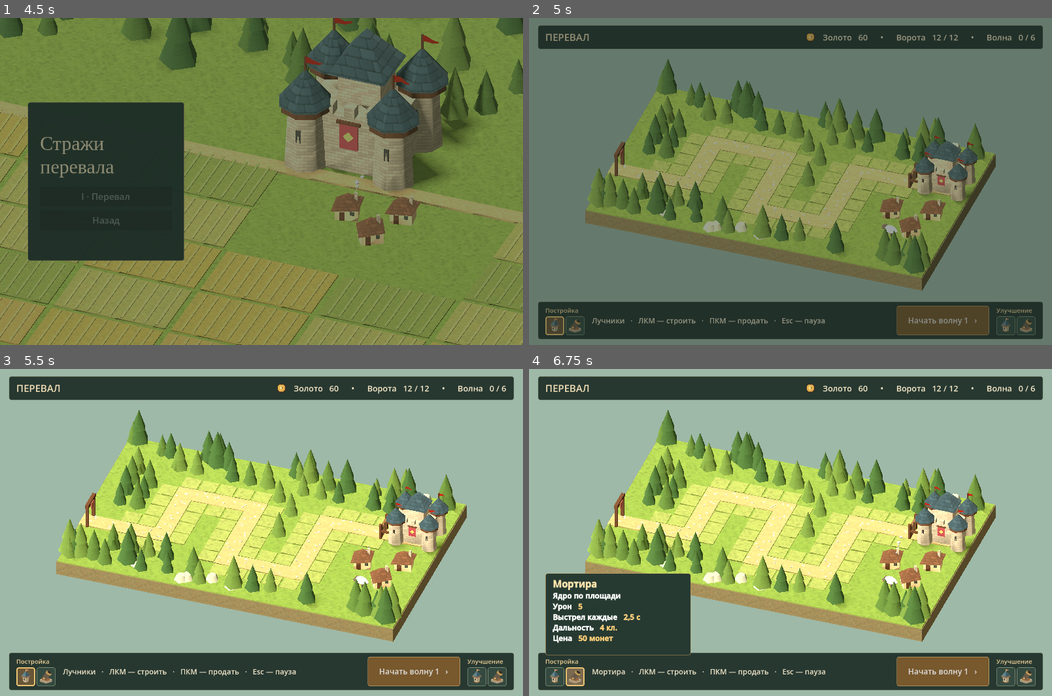
Above: before the commit, frames 1-4 (two rows, left to right).
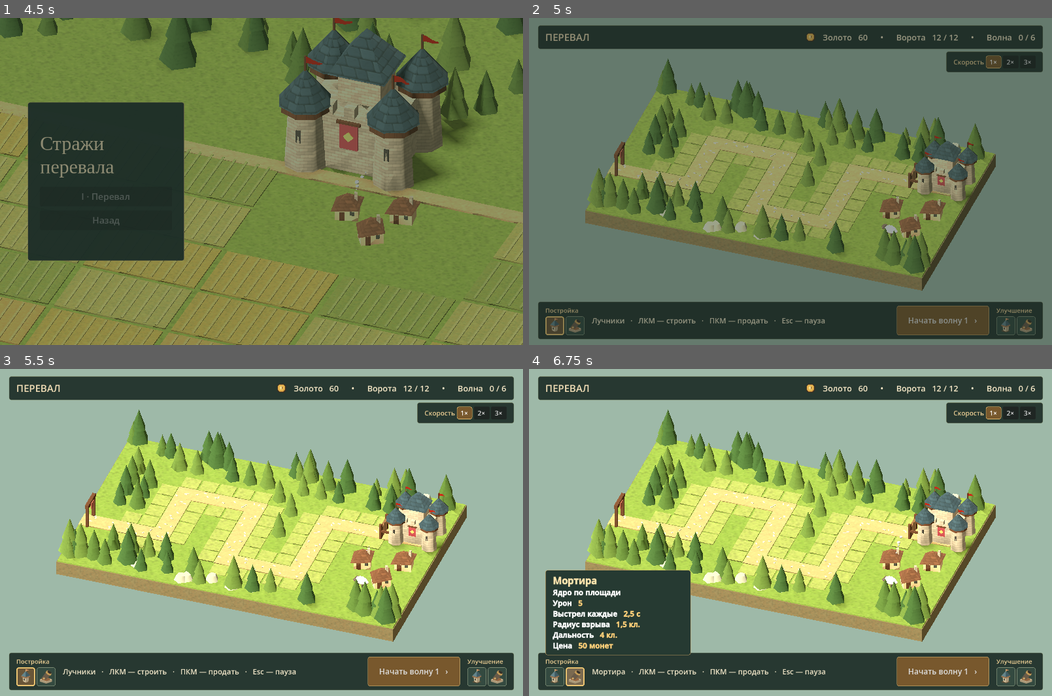
Above: after the commit, the same moments.

Repository: DBK1806/FirstGame
Game: Godot game, scene res://scenes/ui/menu.tscn
Two runs of this game, one before a commit and one after it. Both use one fixed random seed, a clock stepped at 60 frames per second and the inputs below.
Inputs (mouse positions are in pixels of both pictures, inside the frame that each line leads up to):
- Up to frame 1 (4.5 s): click "Настройки" at 0.5 s; click "Назад" at 1.25 s; click "Начать игру" at 2 s; click "Назад" at 2.75 s; click "Начать игру" at 3.5 s; click "I · Перевал" at 4.25 s
- Up to frame 2 (5 s): no input
- Up to frame 3 (5.5 s): click (26, 676) at 5.02 s
- Up to frame 4 (6.75 s): click (555, 676) at 5.77 s; click (576, 676) at 6.52 s

Frame 1 is identical in both runs. In frame 2, 1.2% of the frame differs, in the area x 79-99%, y 10-17%; in frame 3, 1.2%; in frame 4, 3.0%, in the area x 3-99%, y 10-86%.

Commit message:
Сохранить улучшения башен, выбор клеток, настройки и скорость игры

Diff:
--- a/scenes/levels/main.tscn
+++ b/scenes/levels/main.tscn
@@ -13,9 +13,15 @@
 [ext_resource type="AudioStreamWAV" path="res://assets/audio/sfx/brick_rubble.wav" id="11"]
 [ext_resource type="AudioStreamWAV" path="res://assets/audio/sfx/menu_click.wav" id="12"]
 [ext_resource type="AudioStreamWAV" path="res://assets/audio/sfx/victory.wav" id="13"]
+[ext_resource type="AudioStreamWAV" path="res://assets/audio/sfx/speed_switch.wav" id="14"]
 
 [node name="Перевал" type="Node3D"]
 script = ExtResource("1")
+
+[node name="SpeedCue" type="AudioStreamPlayer" parent="."]
+stream = ExtResource("14")
+bus = &"Effects"
+volume_db = -12.0
 
 [node name="Victory" type="AudioStreamPlayer" parent="."]
 stream = ExtResource("13")
--- a/scripts/gameplay/game.gd
+++ b/scripts/gameplay/game.gd
@@ -32,6 +32,11 @@
 const TOWER_RANGES = [RANGE,MORTAR_RANGE,3]
 const TOWER_ICONS = [preload("res://assets/icons/archer_icon.svg"),preload("res://assets/icons/mortar_icon.svg"),preload("res://assets/icons/windmill_icon.svg")]
 const MILL_SLOW_PERCENT = 25
+const UPGRADE_COSTS = [ARCHER_UPGRADE_COST,60,45]
+const ELITE_RANGES = [RANGE,4.5,3.5]
+const HEAVY_SHELL_DAMAGE = 8
+const HEAVY_BLAST_RADIUS = 2
+const STRONG_WIND_PERCENT = 40
 const CAMERA_OFFSET = Vector3(10,22,29)
 @export var mill_valley = false
 @export var three_fields = false
@@ -43,6 +48,7 @@
 var gold_earned = 0
 var monsters_defeated = 0
 var hud_root: Control
+var speed_panel = PanelContainer.new()
 
 var route: Array[Vector2i] = []
 var pads = {}
@@ -75,7 +81,7 @@
 var upgrade_action = Button.new()
 var upgrade_stats = Label.new()
 var upgrade_kind = Tower.ARCHER
-var archers_upgraded = false
+var upgraded = [false,false,false]
 var tower_details = RichTextLabel.new()
 var hovered = Vector2i(999,999)
 var ring = Node3D.new()
@@ -166,8 +172,12 @@
 		var mountain = group(Vector3(peak.x,0,peak.z))
 		mountain.rotation.y = peak.x
 		mountain.scale = Vector3(1.25,peak.y,0.85)
-		quarry_rock(mountain,Vector3.ZERO,[Vector2(1.12,0),Vector2(0.88,0.21),
-			Vector2(0.56,0.49),Vector2(0.31,0.78),Vector2(0.20,0.91),Vector2(0.11,0.976),Vector2(0,1)],0.13)
+		quarry_rock(mountain,Vector3.ZERO,[Vector2(1.06,0),Vector2(0.92,0.23),
+			Vector2(0.79,0.38),Vector2(0.63,0.43),Vector2(0.57,0.70),
+			Vector2(0.41,0.84),Vector2(0.30,0.95),Vector2(0.19,0.98),Vector2(0,1)],0.16)
+		var spur = quarry_rock(mountain,Vector3(0.60,0,0.22),[Vector2(0.62,0),
+			Vector2(0.54,0.19),Vector2(0.36,0.39),Vector2(0.25,0.49),Vector2(0,0.53)],0.14)
+		spur.rotation.y = 0.8
 	var arch = group(Vector3(-8,0,-2))
 	for side in [-1,1]:
 		for row in 3:
@@ -213,18 +223,21 @@
 		for tuft in [Vector3(-0.17,0.14,0),Vector3(0.12,0.18,-0.07),Vector3(0.21,0.12,0.13)]:
 			cone(shrub,tuft,0.24,0.14,tuft.y*2,7,"677c46","needles")
 
-func quarry_rock(parent: Node3D, origin: Vector3, profile: Array, irregularity: float):
-	# Shared, concentric rings keep the cap seated and smooth the shoulder of the rock.
-	var sides = 16
+func quarry_rock(parent: Node3D, origin: Vector3, profile: Array, irregularity: float) -> MeshInstance3D:
+	# Short bevels between broad faces catch the low evening light.
+	var sides = 9
+	var phase = parent.position.x + origin.z
 	var mesh = SurfaceTool.new()
 	mesh.begin(Mesh.PRIMITIVE_TRIANGLES)
 	for level in profile.size():
 		var ring_point: Vector2 = profile[level]
 		var count = sides if ring_point.x > 0 else 1
 		for i in count:
-			var a = TAU*i/sides
-			var r = ring_point.x*(1.0+irregularity*(sin(3*a)+0.36*cos(5*a)))
-			mesh.add_vertex(Vector3(r*cos(a),ring_point.y,r*sin(a)))
+			var a = TAU*i/sides + 0.07*sin(i*3.7+phase)
+			var h = ring_point.y / profile.back().y
+			var r = ring_point.x*(1.0+irregularity*(sin(3*a+phase)+0.54*cos(4*a+h*2.8)))
+			var tilt = r * sin(a+phase) * 0.12 * minf(h*8.0,1)
+			mesh.add_vertex(Vector3(r*cos(a)+0.14*h*sin(phase),ring_point.y+tilt,r*sin(a)))
 		if level > 0:
 			for i in sides:
 				var low = (level-1)*sides
@@ -235,17 +248,35 @@
 					for index in [low+j,low+sides+j,low+sides+i]:
 						mesh.add_index(index)
 	mesh.generate_normals()
+	# Blend smooth vertex normals toward each actual fracture plane.
+	mesh.deindex()
+	var facets = SurfaceTool.new()
+	facets.begin(Mesh.PRIMITIVE_TRIANGLES)
+	var arrays = mesh.commit_to_arrays()
+	var points: PackedVector3Array = arrays[Mesh.ARRAY_VERTEX]
+	var normals: PackedVector3Array = arrays[Mesh.ARRAY_NORMAL]
+	for i in range(0,points.size(),3):
+		var face = (points[i+2]-points[i]).cross(points[i+1]-points[i]).normalized()
+		for j in range(i,i+3):
+			facets.set_normal(normals[j].lerp(face,0.52).normalized())
+			facets.add_vertex(points[j])
 	var rock = MeshInstance3D.new()
-	rock.mesh = mesh.commit()
+	rock.mesh = facets.commit()
 	rock.material_override = preload("res://shaders/quarry_rock.tres")
 	parent.add_child(rock)
 	rock.position = origin
+	return rock
 
 func build_mine(at: Vector3, facing: float):
 	var mine = group(at)
 	mine.rotation.y = facing
-	quarry_rock(mine,Vector3(0,0,-0.2),[Vector2(1.1,0),Vector2(1.02,0.55),
-		Vector2(0.81,1.06),Vector2(0.62,1.29),Vector2(0.35,1.46),Vector2(0,1.52)],0.055)
+	quarry_rock(mine,Vector3(0,0,-0.24),[Vector2(1.0,0),Vector2(1.02,0.42),
+		Vector2(0.88,0.76),Vector2(0.76,0.82),Vector2(0.70,1.13),
+		Vector2(0.48,1.38),Vector2(0.31,1.45),Vector2(0,1.47)],0.12)
+	for side in [-1,1]:
+		var shoulder = quarry_rock(mine,Vector3(side*0.74,0,0.25),[Vector2(0.43,0),
+			Vector2(0.39,0.32),Vector2(0.31,0.49),Vector2(0.18,0.69),Vector2(0,0.72)],0.13)
+		shoulder.scale.y = 1.0 if side == 1 else 0.78
 	box(mine,Vector3(0,0.49,0.71),Vector3(0.90,0.98,0.20),"332d29")
 	for side in [-1,1]:
 		box(mine,Vector3(side*0.48,0.52,0.85),Vector3(0.17,1.04,0.20),WOOD,"wood").rotation.z = -side*0.07
@@ -540,6 +571,7 @@
 	top.add_child(coin)
 	label_style(stats,20,"f7e9c8")
 	top.add_child(stats)
+	build_speed_controls(root)
 	var bottom = hud_panel(root,true)
 	build_tower_row(bottom,false)
 	hint.size_flags_horizontal = Control.SIZE_EXPAND_FILL
@@ -556,6 +588,45 @@
 	build_tower_row(bottom,true)
 	root.add_child(preload("res://scripts/ui/pause_menu.gd").new())
 	default_hint()
+
+func build_speed_controls(root: Control):
+	root.add_child(speed_panel)
+	speed_panel.set_anchors_and_offsets_preset(Control.PRESET_TOP_RIGHT)
+	speed_panel.grow_horizontal = Control.GROW_DIRECTION_BEGIN
+	speed_panel.offset_right = -22
+	speed_panel.offset_left = -222
+	speed_panel.offset_top = 82
+	speed_panel.add_theme_stylebox_override("panel",panel_color("273831","6b765a"))
+	var row = HBoxContainer.new()
+	speed_panel.add_child(row)
+	var caption = Label.new()
+	caption.text = "Скорость"
+	label_style(caption,16,"edcf94")
+	row.add_child(caption)
+	var choices = ButtonGroup.new()
+	for rate in [1,2,3]:
+		var button = Button.new()
+		button.text = "%d×" % rate
+		button.custom_minimum_size = Vector2(38,28)
+		button.toggle_mode = true
+		button.button_group = choices
+		button.button_pressed = rate == 1
+		var active = panel_color("78582d","edc572")
+		active.content_margin_left = 4
+		active.content_margin_right = 4
+		active.content_margin_top = 2
+		active.content_margin_bottom = 2
+		button.add_theme_stylebox_override("pressed",active)
+		button.add_theme_stylebox_override("hover_pressed",active)
+		row.add_child(button)
+		button.pressed.connect(func():
+			if Engine.time_scale != rate:
+				Engine.time_scale = rate
+				$SpeedCue.play()
+		)
+
+func _exit_tree():
+	Engine.time_scale = 1.0
 
 func build_tower_row(bottom, upgrades: bool):
 	var stack = VBoxContainer.new()
@@ -641,7 +712,7 @@
 		options.add_child(upgrade_stats)
 		options.add_child(upgrade_action)
 		upgrade_action.pressed.connect($MenuClick.play.bind(0.0))
-		upgrade_action.pressed.connect(buy_archer_upgrade)
+		upgrade_action.pressed.connect(buy_upgrade)
 		return
 	tower_details.bbcode_enabled = true
 	tower_details.custom_minimum_size = Vector2(320,180)
@@ -657,31 +728,64 @@
 	return String.num(value,1).replace(".",",")
 
 func archer_damage() -> float:
-	return VETERAN_DAMAGE if archers_upgraded else ARROW_DAMAGE
+	return VETERAN_DAMAGE if upgraded[Tower.ARCHER] else ARROW_DAMAGE
 
 func archer_interval() -> float:
-	return VETERAN_INTERVAL if archers_upgraded else ARCHER_INTERVAL
+	return VETERAN_INTERVAL if upgraded[Tower.ARCHER] else ARCHER_INTERVAL
+
+func tower_range(kind: int) -> float:
+	return ELITE_RANGES[kind] if upgraded[kind] else TOWER_RANGES[kind]
 
 func refresh_upgrade():
-	var archer = upgrade_kind == Tower.ARCHER
-	upgrade_stats.visible = archer
-	upgrade_stats.text = "Урон  %s   ·   Выстрел каждые %s с" % [stat_text(VETERAN_DAMAGE),stat_text(VETERAN_INTERVAL)]
-	upgrade_action.text = "Улучшить до уровня 2"
-	upgrade_action.disabled = not archer or finished or archers_upgraded or coins < ARCHER_UPGRADE_COST
-	if archer:
-		upgrade_action.text = "Уровень 2 получен" if archers_upgraded else "Улучшить за %d монет" % ARCHER_UPGRADE_COST
-
-func buy_archer_upgrade():
-	if upgrade_kind != Tower.ARCHER or finished or archers_upgraded or coins < ARCHER_UPGRADE_COST:
-		return
-	coins -= ARCHER_UPGRADE_COST
-	archers_upgraded = true
+	match upgrade_kind:
+		Tower.ARCHER:
+			upgrade_stats.text = "Урон  %s   ·   Выстрел каждые %s с" % [stat_text(VETERAN_DAMAGE),stat_text(VETERAN_INTERVAL)]
+		Tower.MORTAR:
+			upgrade_stats.text = "Урон  %d   ·   Радиус взрыва  %d кл.\nДальность  %s кл." % [HEAVY_SHELL_DAMAGE,HEAVY_BLAST_RADIUS,stat_text(ELITE_RANGES[Tower.MORTAR])]
+		Tower.MILL:
+			upgrade_stats.text = "Замедление  %d%%   ·   Радиус  %s кл." % [STRONG_WIND_PERCENT,stat_text(ELITE_RANGES[Tower.MILL])]
+	var price = UPGRADE_COSTS[upgrade_kind]
+	upgrade_action.disabled = finished or upgraded[upgrade_kind] or coins < price
+	upgrade_action.text = "Уровень 2 получен" if upgraded[upgrade_kind] else "Улучшить за %d монет" % price
+
+func buy_upgrade():
+	var price = UPGRADE_COSTS[upgrade_kind]
+	if finished or upgraded[upgrade_kind] or coins < price or (upgrade_kind == Tower.MILL and level_number < 3):
+		return
+	coins -= price
+	upgraded[upgrade_kind] = true
 	for tower in towers:
-		if tower.kind == Tower.ARCHER:
-			reinforce_archer(tower.node,true)
-			tower.cool *= VETERAN_INTERVAL / ARCHER_INTERVAL
+		if tower.kind == upgrade_kind:
+			tower.range = tower_range(tower.kind)
+			reinforce_tower(tower,true)
 	$BrickLay.play()
 	refresh()
+
+func reinforce_tower(tower, animate: bool):
+	var base: Node3D = tower.node
+	if tower.kind == Tower.ARCHER:
+		reinforce_archer(base,animate)
+		return
+	if tower.kind == Tower.MORTAR:
+		var tube = tower.barrel.get_node("Tube")
+		tube.scale = Vector3(1.2,1.12,1.2)
+		for h in [0.18,0.42]:
+			cone(tube,Vector3.UP*h,0.226,0.226,0.07,10,"cda153")
+		for side in [-1,1]:
+			box(tower.barrel,Vector3(side*0.27,0.12,0),Vector3(0.09,0.28,0.49),"565d61")
+	else:
+		cone(base,Vector3.UP*0.34,0.45,0.40,0.22,8,"b6aa91","stone")
+		var rotor = base.get_node("Rotor")
+		rotor.scale = Vector3.ONE*1.15
+		for i in 3:
+			var sail = limb_joint(rotor,Vector3.ZERO)
+			sail.rotation.z = (i+0.5)*TAU/3
+			box(sail,Vector3.UP*0.30,Vector3(0.045,0.60,0.05),WOOD,"wood")
+			box(sail,Vector3(0.07,0.40,0),Vector3(0.13,0.35,0.03),"83aeaa")
+	if animate:
+		tower_dust(base.position,false)
+		base.scale = Vector3(1,0.88,1)
+		base.create_tween().tween_property(base,"scale",Vector3.ONE,0.45).set_trans(Tween.TRANS_BACK).set_ease(Tween.EASE_OUT)
 
 func reinforce_archer(base: Node3D, animate: bool):
 	var stonework = limb_joint(base,Vector3.ZERO)
@@ -701,14 +805,16 @@
 func show_tower_details(kind: int):
 	var description: String
 	if kind == Tower.MILL:
-		description = "Замедление   [color=#ffd079]%d%%[/color]\nДействует, пока враг в радиусе" % MILL_SLOW_PERCENT
+		description = "Замедление   [color=#ffd079]%d%%[/color]\nДействует, пока враг в радиусе" % (STRONG_WIND_PERCENT if upgraded[kind] else MILL_SLOW_PERCENT)
 	else:
 		var mortar = kind == Tower.MORTAR
 		description = "Урон   [color=#ffd079]%s[/color]\nВыстрел каждые   [color=#ffd079]%s с[/color]" % [
-			stat_text(SHELL_DAMAGE if mortar else archer_damage()),stat_text(MORTAR_INTERVAL if mortar else archer_interval())]
+			stat_text((HEAVY_SHELL_DAMAGE if upgraded[kind] else SHELL_DAMAGE) if mortar else archer_damage()),stat_text(MORTAR_INTERVAL if mortar else archer_interval())]
+		if mortar:
+			description += "\nРадиус взрыва   [color=#ffd079]%s кл.[/color]" % stat_text(HEAVY_BLAST_RADIUS if upgraded[kind] else BLAST_RADIUS)
 	tower_details.text = ("[b][font_size=23][color=#ffe4ad]%s[/color][/font_size]\n%s\n%s\n" +
 		"Дальность   [color=#ffd079]%s кл.[/color]\nЦена   [color=#ffd079]%d монет[/color][/b]") % [
-		TOWER_NAMES[kind]+(" · II" if kind == Tower.ARCHER and archers_upgraded else ""),TOWER_ROLES[kind],description,stat_text(TOWER_RANGES[kind]),TOWER_COSTS[kind]]
+		TOWER_NAMES[kind]+(" · II" if upgraded[kind] else ""),TOWER_ROLES[kind],description,stat_text(tower_range(kind)),TOWER_COSTS[kind]]
 	info_panel.show()
 	info_panel.reset_size()
 	info_panel.position = Vector2(0,-info_panel.size.y-4)
@@ -792,8 +898,6 @@
 		return
 	if not pads.has(cell):
 		return
-	if tower_at(cell, event.position) != null:
-		return
 	var price = TOWER_COSTS[selected_tower]
 	if coins < price:
 		hint.text = "Для башни нужно ещё %d монет" % (price-coins)
@@ -801,15 +905,15 @@
 		return
 	var n = group(ground(cell))
 	var tower = {"node":n,"cool":0.0,"cell":cell,"pad":pads[cell],"price":price,
-		"range": TOWER_RANGES[selected_tower], "kind":selected_tower, "barrel":null}
+		"range": tower_range(selected_tower), "kind":selected_tower, "barrel":null}
 	if selected_tower == Tower.MILL:
 		build_slow_mill(n)
 	elif selected_tower == Tower.MORTAR:
 		tower.barrel = build_mortar(n)
 	else:
 		turret(n,Vector3.ZERO,0.85)
-		if archers_upgraded:
-			reinforce_archer(n,false)
+	if upgraded[selected_tower]:
+		reinforce_tower(tower,false)
 	towers.append(tower)
 	tower_dust(n.position, false)
 	$BrickLay.play()
@@ -1016,6 +1120,7 @@
 		box(base,Vector3(side*0.23,0.72,0.265),Vector3(0.056,0.81,0.045),WOOD,"wood")
 	cone(base,Vector3.UP*1.19,0.49,0.05,0.41,4,"477570","roof").rotation.y = PI/4
 	var rotor = limb_joint(base,Vector3(0,1.07,0.37))
+	rotor.name = "Rotor"
 	for i in 3:
 		var sail = limb_joint(rotor,Vector3.ZERO)
 		sail.rotation.z = i*TAU/3
@@ -1031,6 +1136,7 @@
 	for side in [-1,1]:
 		box(swivel,Vector3(side*0.23,0.12,0),Vector3(0.11,0.29,0.43),WOOD,"wood")
 	var barrel = limb_joint(swivel, Vector3.UP*0.12)
+	barrel.name = "Tube"
 	barrel.rotation.x = 0.55
 	cone(barrel,Vector3.UP*0.28,0.18,0.22,0.64,10,"625542")
 	cone(barrel,Vector3.UP*0.56,0.245,0.245,0.12,10,"aa8249")
@@ -1038,6 +1144,8 @@
 	return swivel
 
 func launch_shell(tower, enemy):
+	var damage = HEAVY_SHELL_DAMAGE if upgraded[Tower.MORTAR] else SHELL_DAMAGE
+	var blast_radius = HEAVY_BLAST_RADIUS if upgraded[Tower.MORTAR] else BLAST_RADIUS
 	var progress = minf(enemy.progress + movement_speed(enemy) * FLIGHT_TIME, route.size()-1-GATE_OFFSET)
 	var i = floori(progress)
 	var target = ground(route[i]).lerp(ground(route[i+1]), progress-i) + Vector3.UP*0.12
@@ -1068,8 +1176,8 @@
 		burst.tween_callback(flash.queue_free)
 		if not finished:
 			for mob in enemies.duplicate():
-				if mob.node.position.distance_squared_to(target) <= BLAST_RADIUS**2:
-					damage_enemy(mob, SHELL_DAMAGE)
+				if mob.node.position.distance_squared_to(target) <= blast_radius**2:
+					damage_enemy(mob, damage)
 	)
 
 func update_gate_damage():
@@ -1131,6 +1239,8 @@
 	if finished:
 		return
 	finished = true
+	Engine.time_scale = 1.0
+	speed_panel.hide()
 	fighting = false
 	ring.hide()
 	hint.text = "Ворота пали. Попробуйте другую расстановку башен."
@@ -1206,7 +1316,7 @@
 func update_range_preview(point: Vector2, over_ui: bool):
 	var empty = Vector2i(999,999)
 	var cell = empty if over_ui else mouse_cell(point)
-	var tower = null if over_ui else tower_at(cell, point)
+	var tower = null if over_ui or pads.has(cell) else tower_at(cell, point)
 	if tower != null:
 		cell = empty
 	if cell != hovered:
@@ -1215,7 +1325,7 @@
 		hovered = cell
 	ring.visible = tower != null or pads.has(cell)
 	if ring.visible:
-		var radius = TOWER_RANGES[selected_tower]
+		var radius = tower_range(selected_tower)
 		if tower != null:
 			radius = tower.range
 			ring.position = tower.node.position
@@ -1229,7 +1339,8 @@
 func movement_speed(mob) -> float:
 	for tower in towers:
 		if tower.kind == Tower.MILL and tower.node.position.distance_squared_to(mob.node.position) <= tower.range**2:
-			return mob.speed * (1.0 - MILL_SLOW_PERCENT / 100.0)
+			var percent = STRONG_WIND_PERCENT if upgraded[Tower.MILL] else MILL_SLOW_PERCENT
+			return mob.speed * (1.0 - percent / 100.0)
 	return mob.speed
 
 func step_wave(delta):
--- a/scripts/ui/menu.gd
+++ b/scripts/ui/menu.gd
@@ -2,27 +2,18 @@
 
 const Campaign = preload("res://scripts/gameplay/campaign.gd")
 const TRANSITION = preload("res://scripts/ui/transition.gd")
-const SETTINGS = "user://display.cfg"
-const SIZES = [Vector2i(800,600), Vector2i(1024,768), Vector2i(1280,720),
-	Vector2i(1280,800), Vector2i(1366,768), Vector2i(1600,900),
-	Vector2i(1920,1080), Vector2i(1980,1080)]
+const SettingsPanel = preload("res://scripts/ui/settings_panel.gd")
 
 var navigation = VBoxContainer.new()
-var settings = VBoxContainer.new()
+var settings = SettingsPanel.new()
 var levels = VBoxContainer.new()
-var picker = OptionButton.new()
 var play_button: Button
 var settings_button: Button
 var starting = false
-var selected_size = Vector2i(1280,800)
 
 func _ready():
-	var config = ConfigFile.new()
-	if config.load(SETTINGS) == OK:
-		var saved = config.get_value("display","size")
-		if saved in SIZES:
-			selected_size = saved
-	apply_size(selected_size)
+	SettingsPanel.apply_size(get_window(),SettingsPanel.saved_size())
+	settings.preview = $EffectsPreview
 	build_landscape()
 	var layer = CanvasLayer.new()
 	add_child(layer)
@@ -65,40 +56,9 @@
 	menu_button(levels,"Назад",show_home)
 	settings_button = menu_button(navigation,"Настройки",show_settings)
 	menu_button(navigation,"Выход",get_tree().quit)
-	var caption = Label.new()
-	caption.text = "Разрешение экрана"
-	settings.add_child(caption)
-	settings.add_child(picker)
-	decorate(picker,false)
-	for resolution in SIZES:
-		picker.add_item("%d × %d" % [resolution.x,resolution.y])
-		if resolution == selected_size:
-			picker.select(picker.item_count-1)
-	picker.item_selected.connect(select_size)
-	add_volume_slider("Музыка", &"Music")
-	add_volume_slider("Звуки игры", &"Effects")
+	decorate(settings.picker,false)
 	menu_button(settings,"Назад",show_home)
 	show_home()
-
-func add_volume_slider(caption: String, bus: StringName):
-	var row = HBoxContainer.new()
-	settings.add_child(row)
-	var label = Label.new()
-	label.text = caption
-	label.size_flags_horizontal = Control.SIZE_EXPAND_FILL
-	row.add_child(label)
-	var percent = Label.new()
-	row.add_child(percent)
-	var slider = HSlider.new()
-	slider.value = AudioSettings.volume(bus)
-	percent.text = "%d%%" % int(slider.value)
-	settings.add_child(slider)
-	slider.value_changed.connect(func(value):
-		AudioSettings.set_volume(bus, int(value))
-		percent.text = "%d%%" % int(value)
-		if bus == &"Effects" and not $EffectsPreview.playing:
-			$EffectsPreview.play()
-	)
 
 func build_landscape():
 	rng.seed = 142
@@ -146,7 +106,7 @@
 func show_settings():
 	navigation.hide()
 	settings.show()
-	picker.grab_focus()
+	settings.picker.grab_focus()
 
 func show_home():
 	levels.hide()
@@ -158,24 +118,6 @@
 	navigation.hide()
 	levels.show()
 	levels.get_child(0).grab_focus()
-
-func apply_size(resolution: Vector2i):
-	selected_size = resolution
-	var window = get_window()
-	# Keep the render target at the selected resolution even in an editor-owned window.
-	window.content_scale_mode = Window.CONTENT_SCALE_MODE_VIEWPORT
-	window.content_scale_aspect = Window.CONTENT_SCALE_ASPECT_KEEP
-	window.content_scale_size = resolution
-	if window.mode != Window.MODE_WINDOWED:
-		window.mode = Window.MODE_WINDOWED
-	window.size = resolution
-
-func select_size(index):
-	var resolution = SIZES[index]
-	apply_size(resolution)
-	var config = ConfigFile.new()
-	config.set_value("display","size",resolution)
-	config.save(SETTINGS)
 
 func begin(index: int):
 	if starting:
--- a/scripts/ui/pause_menu.gd
+++ b/scripts/ui/pause_menu.gd
@@ -1,6 +1,10 @@
 extends ColorRect
 
 var resume_button = Button.new()
+var settings_button = Button.new()
+var navigation = VBoxContainer.new()
+var settings = preload("res://scripts/ui/settings_panel.gd").new()
+var title = Label.new()
 
 func _ready():
 	process_mode = Node.PROCESS_MODE_ALWAYS
@@ -13,19 +17,37 @@
 	stack.custom_minimum_size.x = 250
 	stack.add_theme_constant_override("separation", 14)
 	center.add_child(stack)
-	var title = Label.new()
 	title.text = "Пауза"
 	title.horizontal_alignment = HORIZONTAL_ALIGNMENT_CENTER
 	title.add_theme_font_size_override("font_size", 38)
 	title.add_theme_color_override("font_color", Color("f6e5bd"))
 	stack.add_child(title)
+	stack.add_child(navigation)
+	navigation.add_theme_constant_override("separation",14)
 	resume_button.text = "Продолжить"
-	stack.add_child(resume_button)
+	navigation.add_child(resume_button)
 	resume_button.pressed.connect(set_paused.bind(false))
+	settings_button.text = "Настройки"
+	navigation.add_child(settings_button)
+	settings_button.pressed.connect(show_settings.bind(true))
 	var home = Button.new()
 	home.text = "В главное меню"
-	stack.add_child(home)
-	for button in [resume_button, home]:
+	navigation.add_child(home)
+	var preview = AudioStreamPlayer.new()
+	preview.stream = preload("res://assets/audio/sfx/menu_click.wav")
+	preview.bus = &"Effects"
+	preview.volume_db = -9
+	add_child(preview)
+	settings.preview = preview
+	stack.add_child(settings)
+	settings.custom_minimum_size.x = 300
+	settings.add_theme_constant_override("separation",10)
+	settings.hide()
+	var back = Button.new()
+	back.text = "Назад"
+	settings.add_child(back)
+	back.pressed.connect(show_settings.bind(false))
+	for button in [resume_button, settings_button, home, back]:
 		button.custom_minimum_size.y = 48
 		button.add_theme_font_size_override("font_size", 21)
 	home.pressed.connect(func():
@@ -34,10 +56,22 @@
 	)
 	hide()
 
+func show_settings(open: bool):
+	title.text = "Настройки" if open else "Пауза"
+	settings.visible = open
+	navigation.visible = not open
+	if open:
+		settings.picker.grab_focus()
+	else:
+		settings_button.grab_focus()
+
 func _input(event):
 	if event.is_action_pressed("ui_cancel"):
 		get_viewport().set_input_as_handled()
-		set_paused(not visible)
+		if visible and settings.visible:
+			show_settings(false)
+		else:
+			set_paused(not visible)
 
 func set_paused(value: bool):
 	visible = value
--- /dev/null
+++ b/scripts/ui/settings_panel.gd
@@ -0,0 +1,71 @@
+extends VBoxContainer
+
+const SETTINGS = "user://display.cfg"
+const SIZES = [Vector2i(800,600), Vector2i(1024,768), Vector2i(1280,720),
+	Vector2i(1280,800), Vector2i(1366,768), Vector2i(1600,900),
+	Vector2i(1920,1080), Vector2i(1980,1080), Vector2i(2560,1440)]
+
+var picker = OptionButton.new()
+var preview: AudioStreamPlayer
+
+static func saved_size() -> Vector2i:
+	var config = ConfigFile.new()
+	if config.load(SETTINGS) == OK:
+		var saved = config.get_value("display","size")
+		if saved in SIZES:
+			return saved
+	return Vector2i(1280,800)
+
+func _ready():
+	var caption = Label.new()
+	caption.text = "Разрешение экрана"
+	add_child(caption)
+	add_child(picker)
+	picker.custom_minimum_size.y = 48
+	var current = saved_size()
+	for resolution in SIZES:
+		var caption_text = "%d × %d" % [resolution.x,resolution.y]
+		if resolution == Vector2i(2560,1440):
+			caption_text += " (2К / QHD)"
+		picker.add_item(caption_text)
+		if resolution == current:
+			picker.select(picker.item_count-1)
+	picker.item_selected.connect(select_size)
+	add_volume_slider("Музыка", &"Music")
+	add_volume_slider("Звуки игры", &"Effects")
+
+func add_volume_slider(caption: String, bus: StringName):
+	var row = HBoxContainer.new()
+	add_child(row)
+	var label = Label.new()
+	label.text = caption
+	label.size_flags_horizontal = Control.SIZE_EXPAND_FILL
+	row.add_child(label)
+	var percent = Label.new()
+	row.add_child(percent)
+	var slider = HSlider.new()
+	slider.value = AudioSettings.volume(bus)
+	percent.text = "%d%%" % int(slider.value)
+	add_child(slider)
+	slider.value_changed.connect(func(value):
+		AudioSettings.set_volume(bus, int(value))
+		percent.text = "%d%%" % int(value)
+		if bus == &"Effects" and preview != null and not preview.playing:
+			preview.play()
+	)
+
+static func apply_size(window: Window,resolution: Vector2i):
+	# Keep the render target at the selected resolution even in an editor-owned window.
+	window.content_scale_mode = Window.CONTENT_SCALE_MODE_VIEWPORT
+	window.content_scale_aspect = Window.CONTENT_SCALE_ASPECT_KEEP
+	window.content_scale_size = resolution
+	if window.mode != Window.MODE_WINDOWED:
+		window.mode = Window.MODE_WINDOWED
+	window.size = resolution
+
+func select_size(index):
+	var resolution = SIZES[index]
+	apply_size(get_window(),resolution)
+	var config = ConfigFile.new()
+	config.set_value("display","size",resolution)
+	config.save(SETTINGS)
--- a/shaders/quarry_rock.tres
+++ b/shaders/quarry_rock.tres
@@ -1,7 +1,7 @@
 [gd_resource type="StandardMaterial3D" format=3]
 
 [sub_resource type="FastNoiseLite" id="Noise"]
-frequency = 0.028
+frequency = 0.042
 fractal_octaves = 4
 
 [sub_resource type="Gradient" id="Strata"]
@@ -19,5 +19,5 @@
 albedo_texture = SubResource("Granite")
 uv1_triplanar = true
 uv1_world_triplanar = true
-uv1_scale = Vector3(0.45,1.3,0.45)
+uv1_scale = Vector3(0.54,0.83,0.54)
 roughness = 0.98
Not shown, added: assets/audio/sfx/speed_switch.wav.import
Not shown: 1 places in scenes/levels/main.tscn that only renumber resources
Not shown, added: scripts/ui/settings_panel.gd.uid
Not shown, added: assets/audio/sfx/speed_switch.wav
